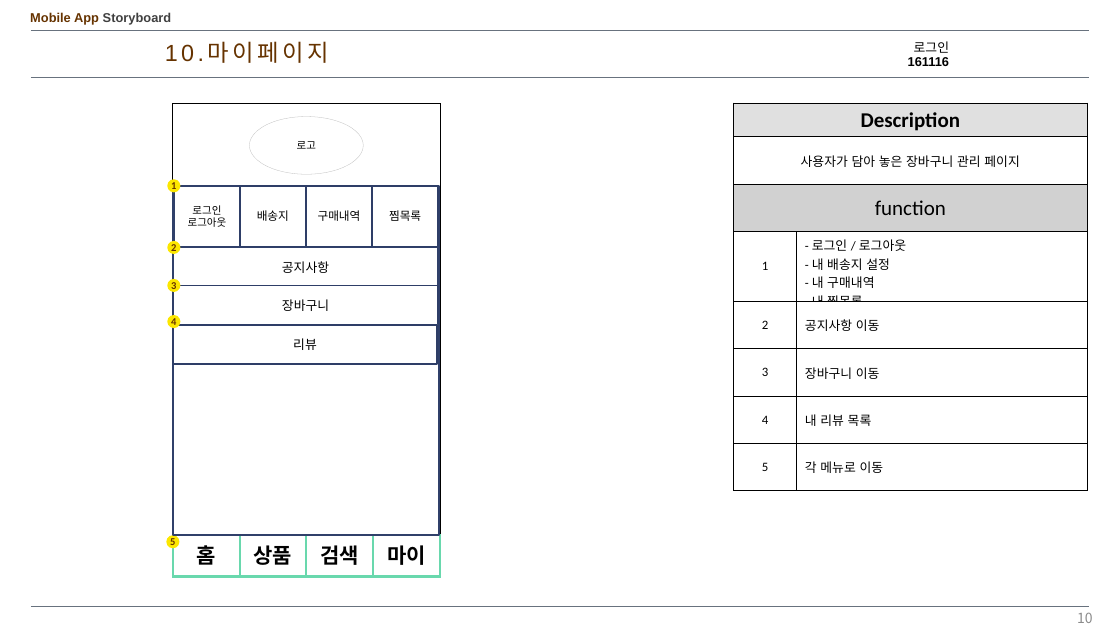
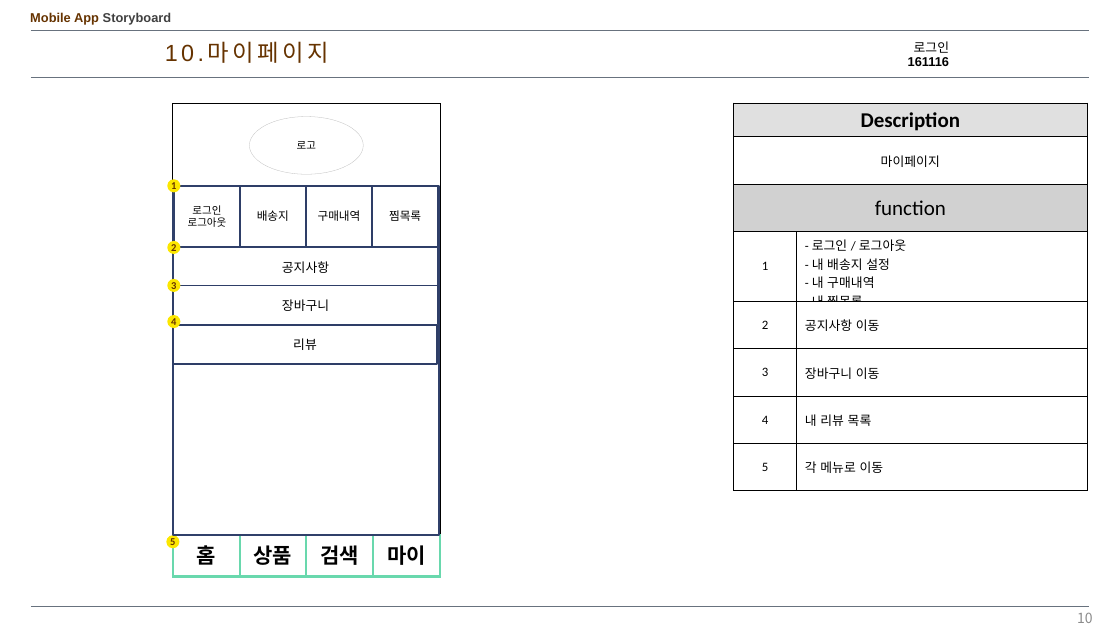
Before and after one commit to kangheechoul/document, a slide deck: slide 10 of 프레젠테이션 1.pptx. Drawn at 1120x630 pixels with LibreOffice and Linux fonts; fonts in the diff are those of the drawing. Boxes give left, top, right and bottom in pixels: in the first picture for what was removed or moved away, otherwise in the second. Text is boxed around its words. In the diff, an @@ line names an element or a change of style, - is before the commit and + after.

```diff
--- a/프레젠테이션 1.pptx
+++ b/프레젠테이션 1.pptx
@@ table at box(734, 103, 1087, 491) @@
-row 2, column 1: 사용자가 담아 놓은 장바구니 관리 페이지
+row 2, column 1: 마이페이지
```
Also in this commit, not shown: 2 other slides changed, 2 slides added.
